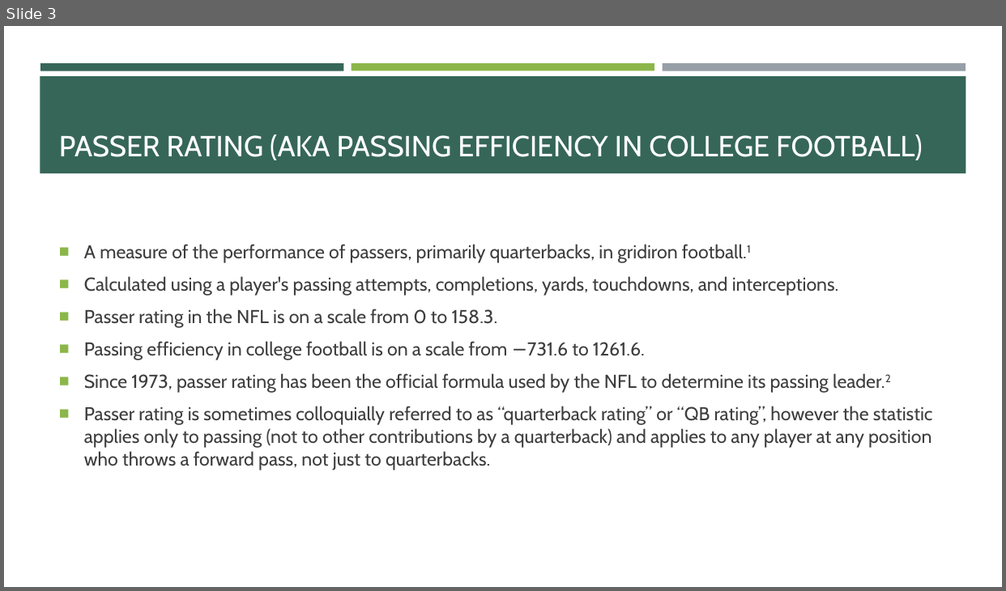
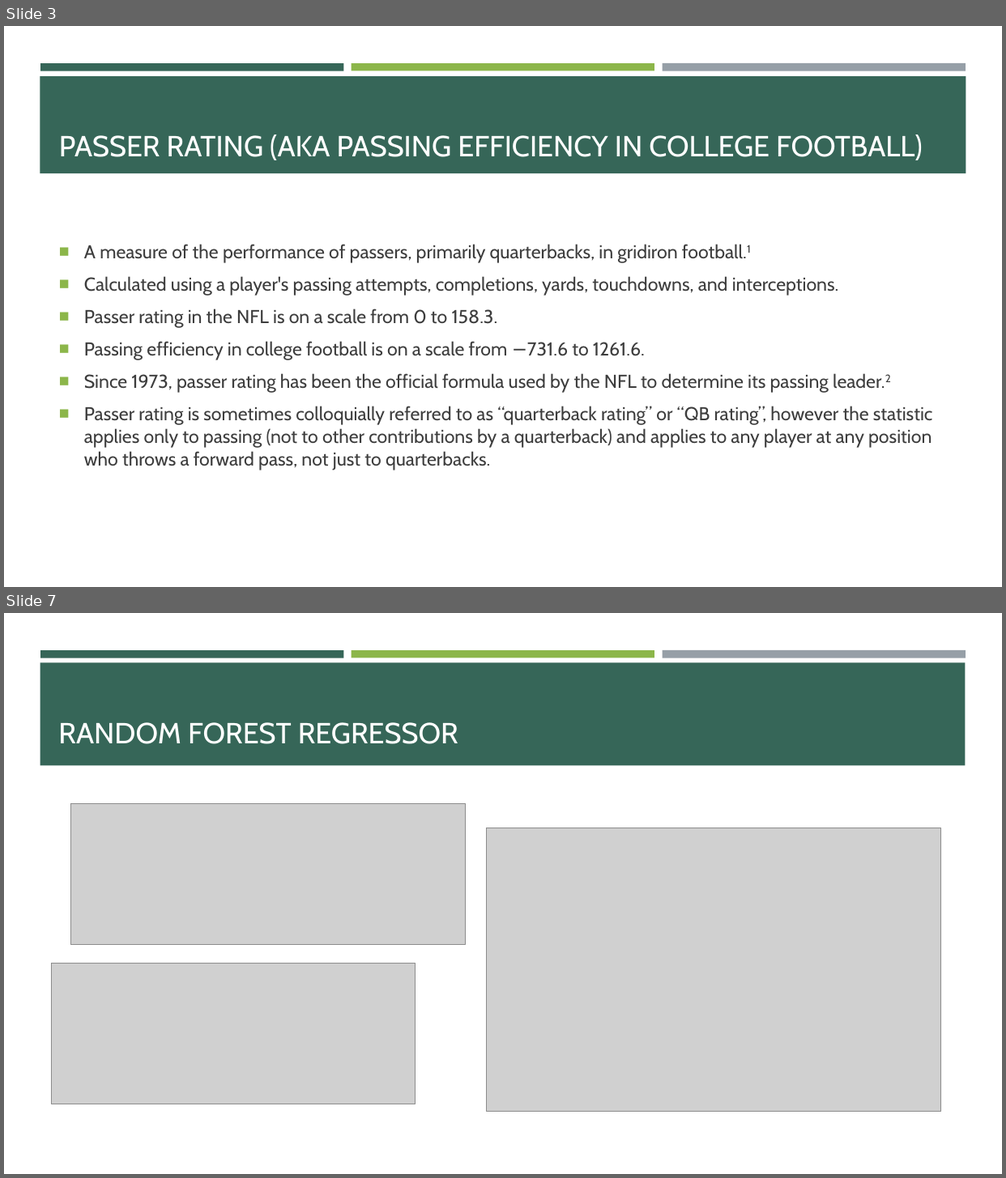
Before and after one commit to haverga/project_04, a slide deck: p4_slides.pptx. Shown one above the other, each under a label of ours: slide 3 before the commit, slides 3 and 7 after it; the slides between them are not shown. The pictures are 1006x591 and 1006x1178 pixels, drawn with LibreOffice and Linux fonts; fonts in the diff are those of the drawing; grey boxes stand for pictures. Boxes give left, top, right and bottom in pixels: in the first picture for what was removed or moved away, otherwise in the second. Text is boxed around its words. In the diff, an @@ line names an element or a change of style, - is before the commit and + after.

```diff
--- a/p4_slides.pptx
+++ b/p4_slides.pptx
@@ slide 7 added at (4, 613, 1002, 1174), background #FFFFFF; not listed: 3 template elements that a slide beside it also shows @@
@@ rectangle added at (40, 662, 965, 766), fill #366658 @@
@@ title added at (58, 722, 458, 744), 28 pt, text #FFFFFF @@
+RANDOM FOREST REGRESSOR
@@ picture added at (71, 804, 466, 944) @@
@@ picture added at (486, 828, 941, 1112) @@
@@ picture added at (51, 964, 415, 1104) @@
```
Also in this commit, not shown: 1 slide changed, 23 other slides added, 1 other file.
